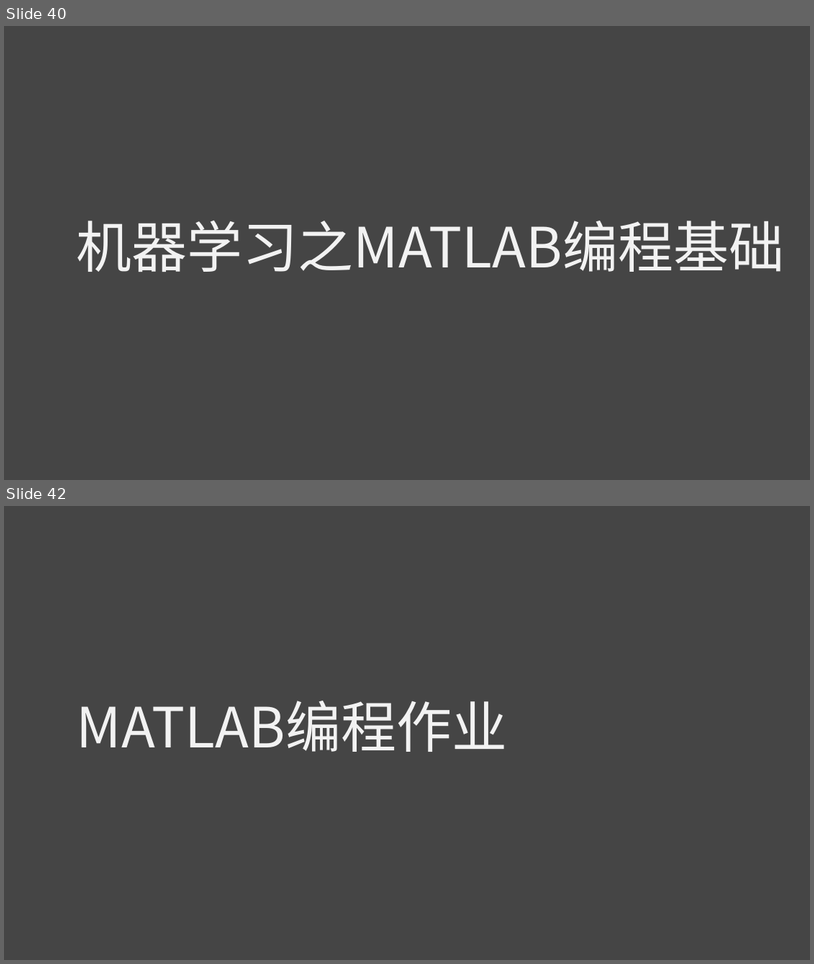
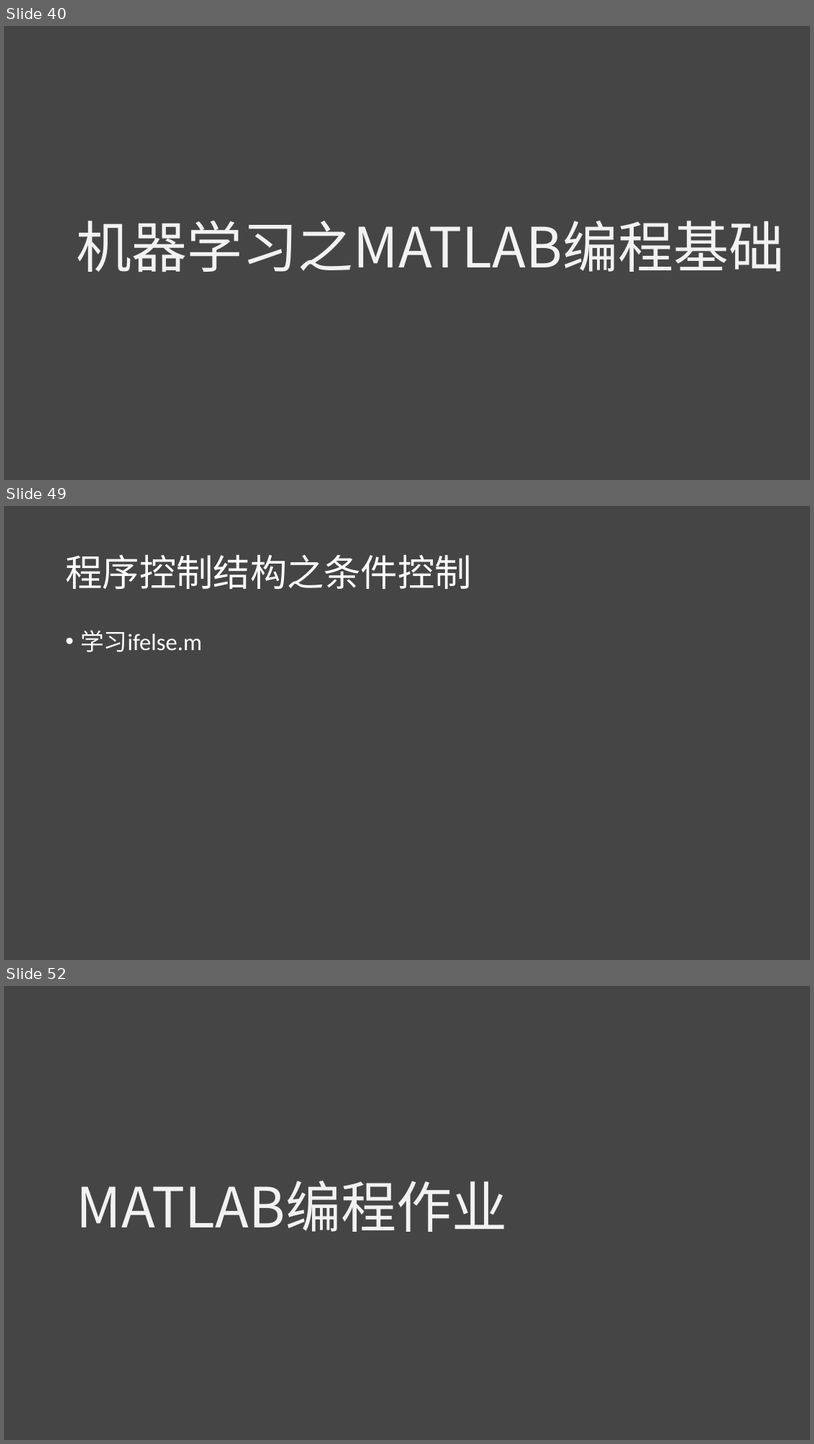
Before and after one commit to lichao312214129/lc_rsfmri_tools_python, a slide deck: The_first_ml_training/第一届机器学习实战班.pptx. Shown one above the other, each under a label of ours: slides 40 and 42 before the commit, slides 40, 49 and 52 after it; the slides between them are not shown. The pictures are 814x964 and 814x1444 pixels, drawn with LibreOffice and Linux fonts; fonts in the diff are those of the drawing. Boxes give left, top, right and bottom in pixels: in the first picture for what was removed or moved away, otherwise in the second. Text is boxed around its words. In the diff, an @@ line names an element or a change of style, - is before the commit and + after.

```diff
--- a/The_first_ml_training/第一届机器学习实战班.pptx
+++ b/The_first_ml_training/第一届机器学习实战班.pptx
@@ slide 49 added at (x1=4, y1=506, x2=810, y2=960), background #454545 @@
@@ title added at (x1=65, y1=554, x2=472, y2=589), 44 pt, text #FFFFFF @@
+程序控制结构之条件控制
@@ text added at (x1=80, y1=630, x2=202, y2=652), 28 pt, text #FFFFFF @@
+• 学习ifelse.m
@@ what was slide 42 is now slide 52 @@
```
Also in this commit, not shown: 1 slide changed, 9 other slides added, 10 other files.
